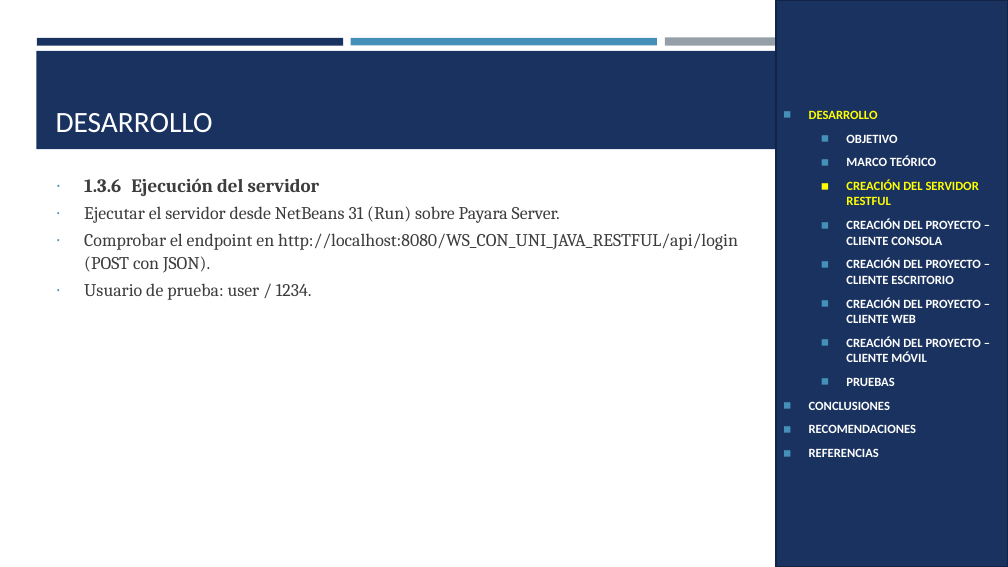
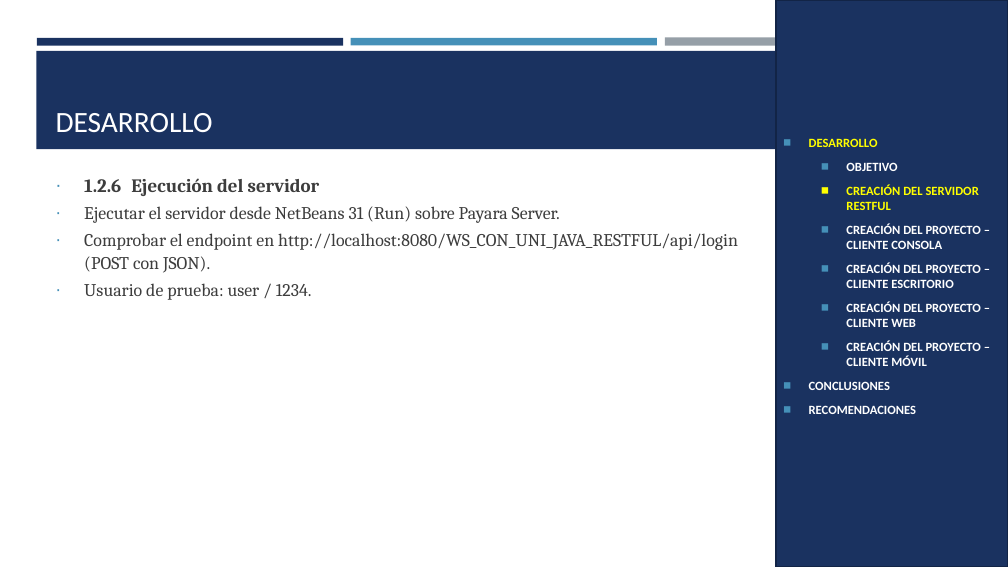
Before and after one commit to IMarcusDev/TI.1.3.-PAO202651_RESTFUL_JAVA_SINBDD_NRC_36883_GR04, a slide deck: slide 9 of 05. DOCUMENTACION/PRESENTACION TI.1.3. RESTFUL sin BDD en JAVA GR4.pptx (slide 13 before the commit). Drawn at 1008x567 pixels with LibreOffice and Linux fonts; fonts in the diff are those of the drawing. Boxes give left, top, right and bottom in pixels: in the first picture for what was removed or moved away, otherwise in the second. Text is boxed around its words. In the diff, an @@ line names an element or a change of style, - is before the commit and + after.

```diff
--- a/05. DOCUMENTACION/PRESENTACION TI.1.3. RESTFUL sin BDD en JAVA GR4.pptx
+++ b/05. DOCUMENTACION/PRESENTACION TI.1.3. RESTFUL sin BDD en JAVA GR4.pptx
@@ text at (x1=84, y1=178, x2=320, y2=196): text changed @@
-∙ 1.3.6 Ejecución del servidor
+∙ 1.2.6 Ejecución del servidor
@@ text in rectangle at (x1=846, y1=156, x2=936, y2=166): paragraph removed @@
-  ◼ MARCO TEÓRICO
@@ text in rectangle at (x1=846, y1=378, x2=894, y2=386): paragraph removed @@
-  ◼ PRUEBAS
@@ text in rectangle at (x1=809, y1=448, x2=879, y2=457): paragraph removed @@
-◼ REFERENCIAS
```
Also in this commit, not shown: 21 other slides changed, 7 slides removed.
